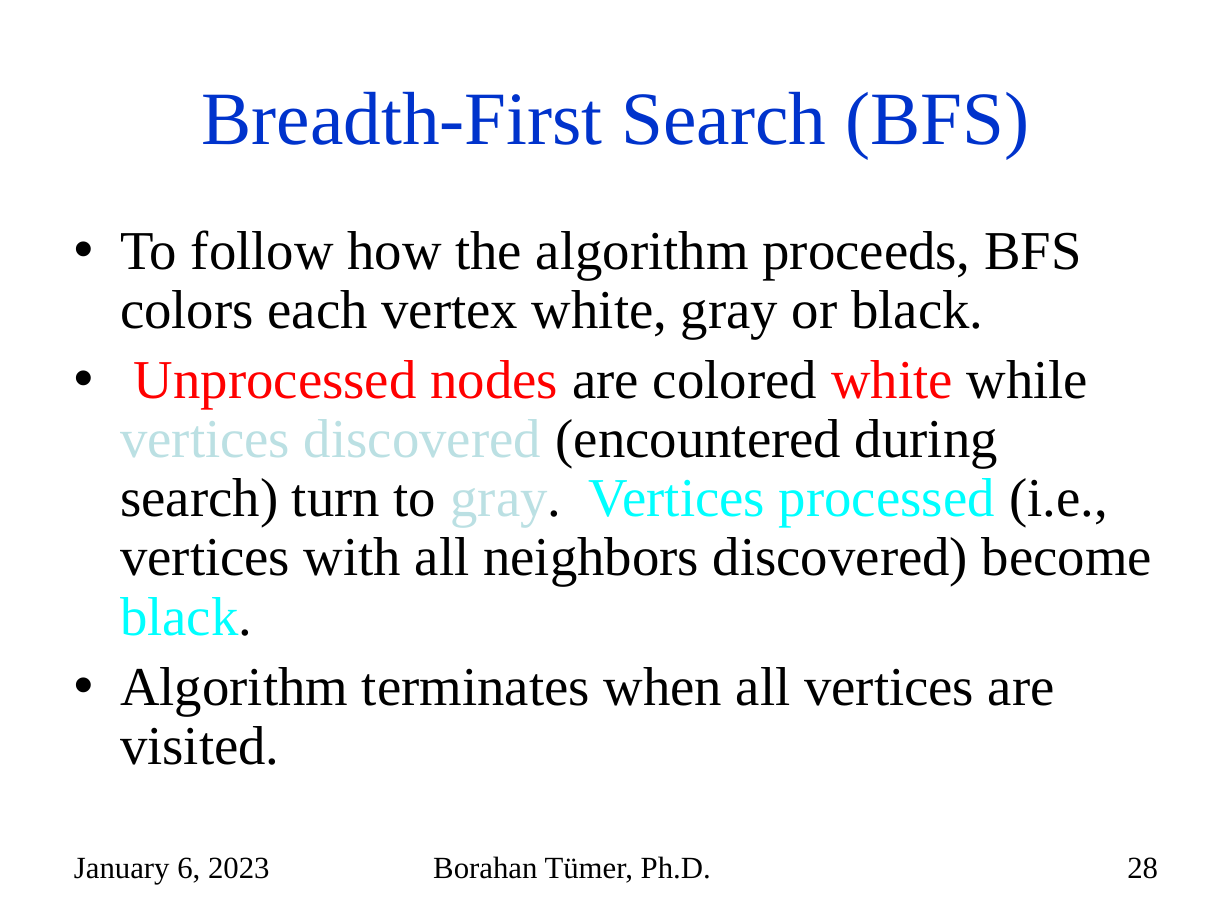
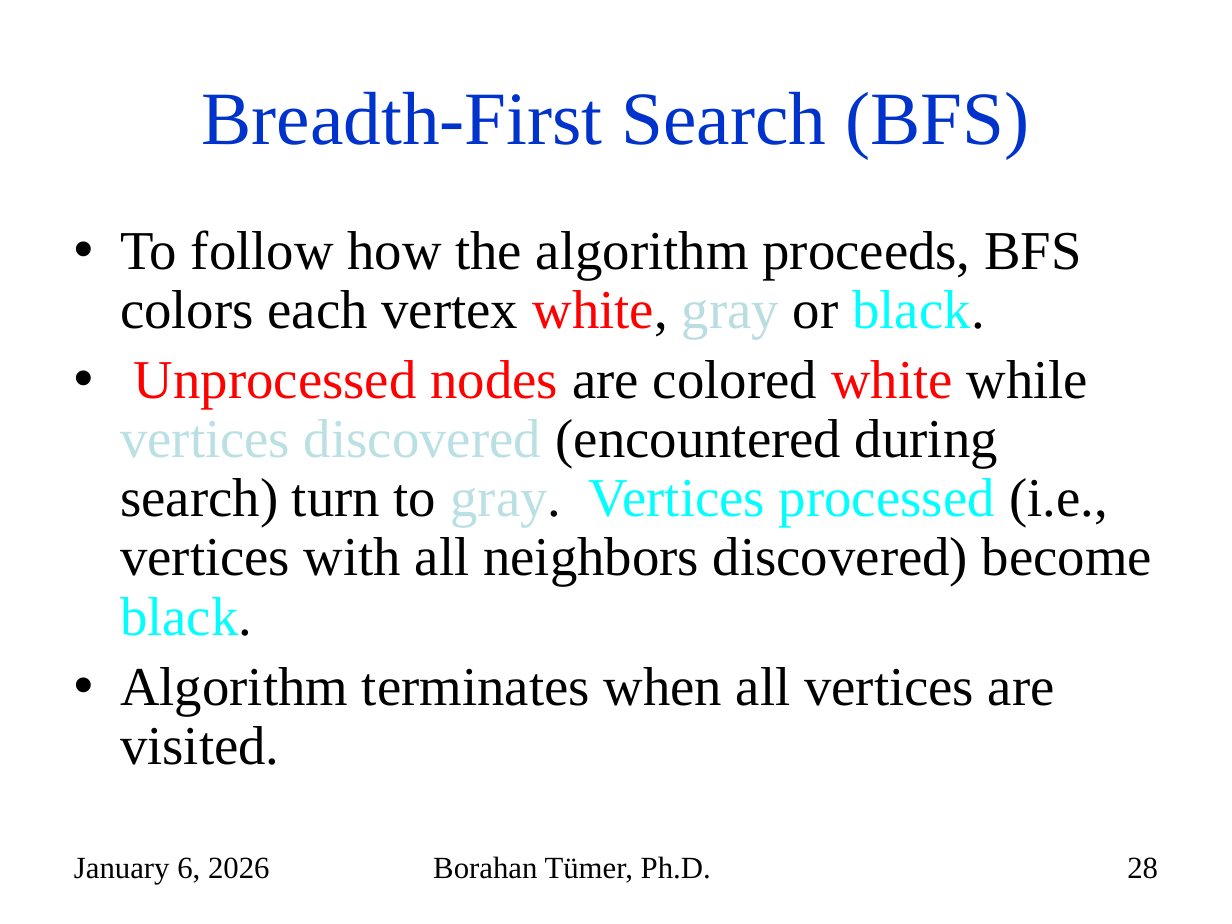
Before and after one commit to mehmetkayacse/cse225, a slide deck: slide 28 of files/Week10.pptx. Drawn at 1232x924 pixels with LibreOffice and Linux fonts; fonts in the diff are those of the drawing. Boxes give left, top, right and bottom in pixels: in the first picture for what was removed or moved away, otherwise in the second. Text is boxed around its words. In the diff, an @@ line names an element or a change of style, - is before the commit and + after.

```diff
--- a/files/Week10.pptx
+++ b/files/Week10.pptx
@@ text at <box>120,230,1081,338</box>: text colour #000000 to #FF0000 in "white,"; text colour #000000 to #BADDE1 in "gray"; text colour #000000 to #00FFFF in "black." @@
@@ text at <box>74,857,270,884</box>: text changed @@
-January 6, 2023
+January 6, 2026
```
Also in this commit, not shown: 69 other slides changed, 4 other files.
